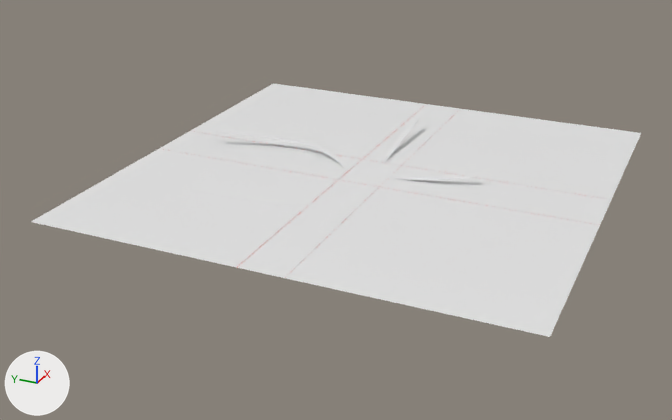
Two versions of the FBX model Assets/Art/Models/Futuristic_City/Meshes/Ground.fbx, one commit apart.
Camera for both pictures: a 50 mm lens placed at (-2034.0, -820.0, 894.0), pointed at (-78.0, 60.0, -83.0). The lights are fixed; the arrows at lower left show +X, +Y and +Z. Where no turn or scale is listed for an object, it has been applied to the vertices.

Before the edit, the objects in view are built like this:
```python
me_mesh = bpy.data.meshes.new('Mesh')
me_mesh.from_pydata(...)  # 68 vertices, 57 faces; spans x -585.0..585.0, y -585.0..585.0, z -1.0..0.0
# faces by material slot: [41, 16]
me_mesh.materials.append(mat_mat)  # white #e7e7e7
me_mesh.materials.append(mat_mat_1)  # red #e70000
me_mesh_001 = bpy.data.meshes.new('Mesh.001')
me_mesh_001.from_pydata(...)  # 164 vertices, 156 faces; spans x -291.0..350.0, y -272.0..462.0, z -4.0..40.0
ob_plane = bpy.data.objects.new('Plane', me_mesh)
ob_plane.location = (0.0, 0.0, 0.0)
ob_sweep = bpy.data.objects.new('Sweep', me_mesh_001)
ob_sweep.location = (0.0, 0.0, 0.0)
```
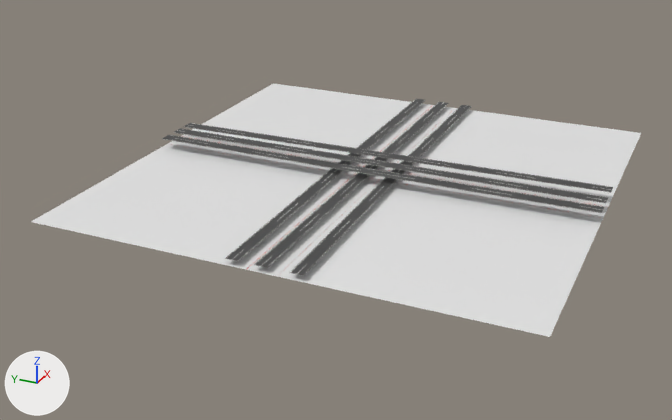
What differs and where, as boxes [x1, y1, x2, y2] in the pictures (672 x 420 px):
'Plane_1_1', added
    after: [162, 99, 613, 276]
'Sweep', deleted
    before: [194, 117, 478, 207]

The edits, one by one:
Picture 'Road.png' (img_road_png) is new.
Material 'Road' (mat_road) is new.
Uses the picture img_road_png.
Mesh me_mesh_1 is new.
It has 46 vertices, 12 faces and spans x -592.0..574.0, y -594.0..566.0, z -16.0..0.0.
It uses material mat_road.
Object 'Sweep' (ob_sweep) is deleted.
Object 'Plane_1_1' (ob_plane_1_1) is new; it shows me_mesh_1.
Its location is (9.0, 8.0, 30.0).
